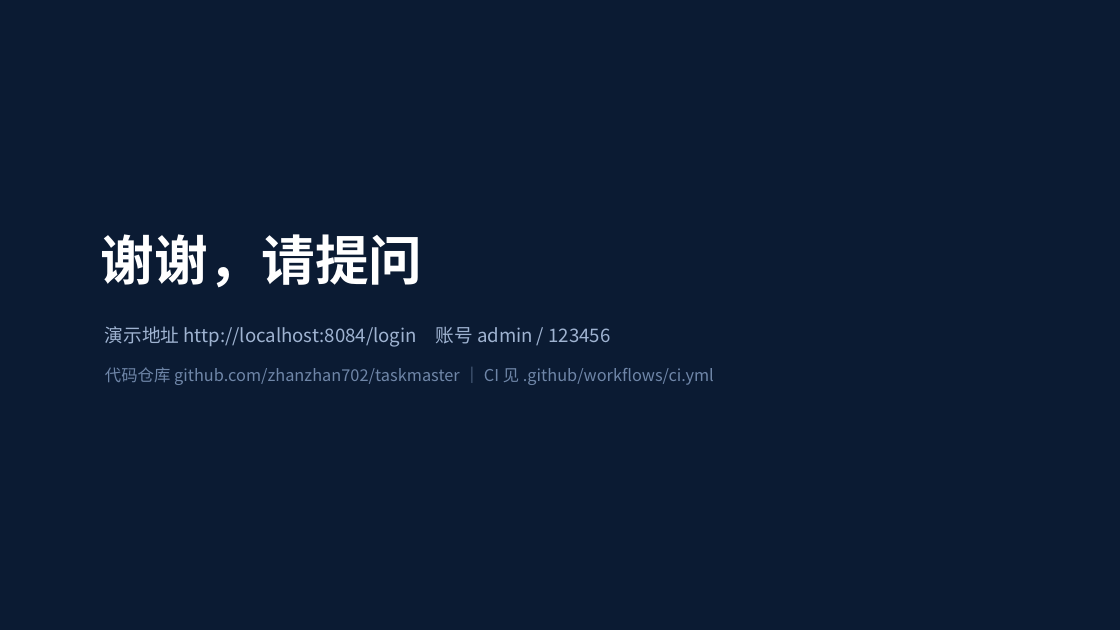
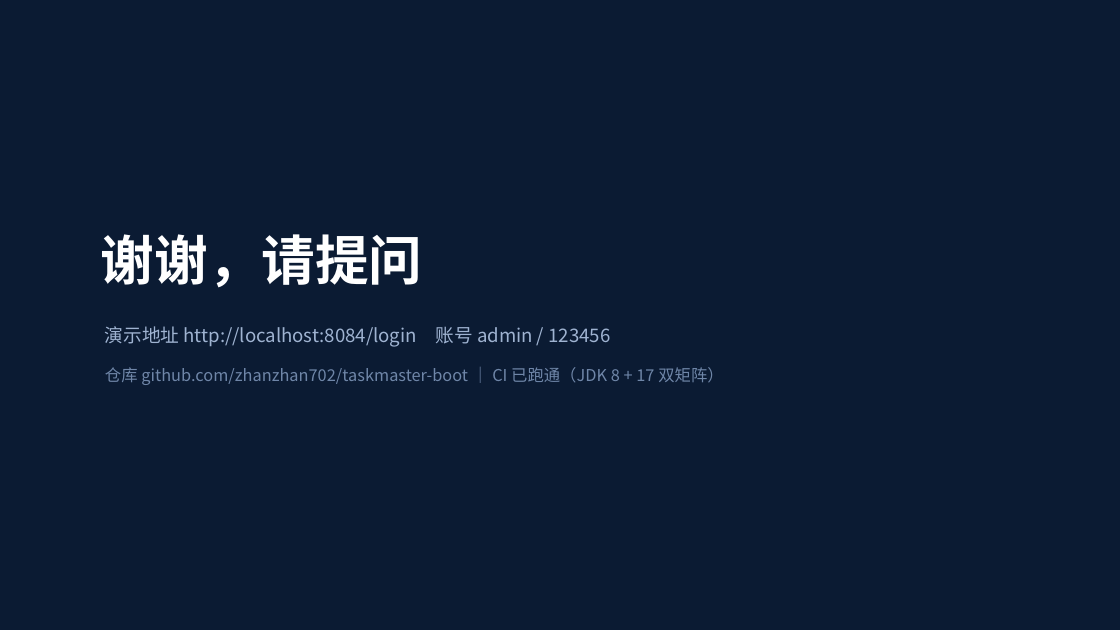
Before and after one commit to zhanzhan702/taskmaster-boot, a slide deck: slide 13 of docs/答辩演示.pptx. Drawn at 1120x630 pixels with LibreOffice and Linux fonts; fonts in the diff are those of the drawing. Boxes give left, top, right and bottom in pixels: in the first picture for what was removed or moved away, otherwise in the second. Text is boxed around its words. In the diff, an @@ line names an element or a change of style, - is before the commit and + after.

Commit message:
fix(ci): 修掉 GitHub 反馈的 3 条弃用警告，并补上真实仓库地址
- actions/setup-java@v4 → @v5（v4 已被官方标记弃用，不再接收更新）
- runs-on: ubuntu-latest → ubuntu-24.04（GitHub 公告 latest 将于 2026-10 迁移到 Ubuntu 26，固定版本避免被动变更）
- README：CI 徽标换成真实仓库的动态徽标，并补上仓库/CI/Tag 入口
- 答辩 PPT：仓库地址更正为 taskmaster-boot

```diff
--- a/docs/答辩演示.pptx
+++ b/docs/答辩演示.pptx
@@ text at box(105, 367, 723, 385): text changed @@
-代码仓库 github.com/zhanzhan702/taskmaster ｜ CI 见 .github/workflows/ci.yml
+仓库 github.com/zhanzhan702/taskmaster-boot ｜ CI 已跑通（JDK 8 + 17 双矩阵）
```
Also in this commit, not shown: 2 other files.
